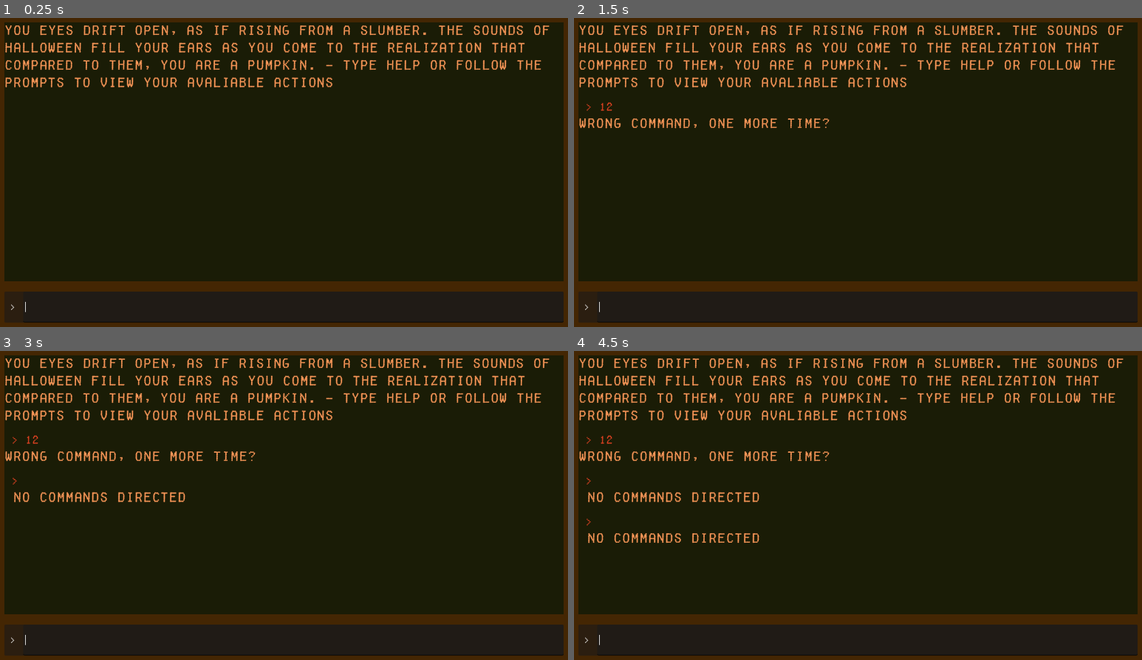
Above: before the commit, frames 1-4 (two rows, left to right).
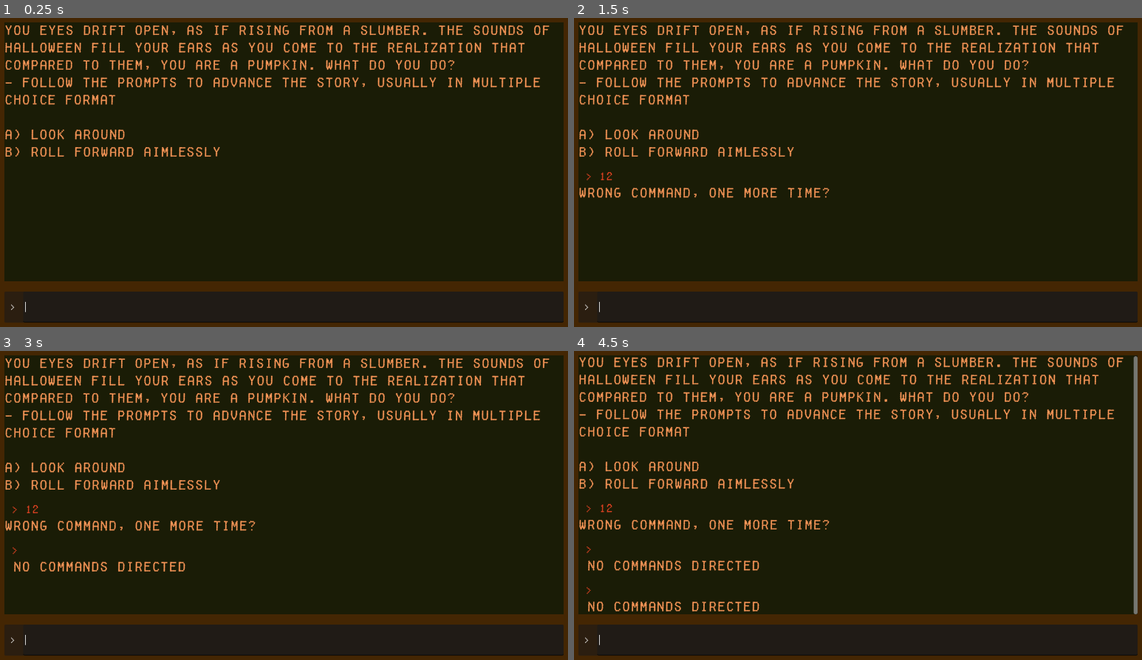
Above: after the commit, the same moments.

Repository: gkdjldgs/Pumpkins
Game: Godot game, scene res://scenes/main.tscn
Same seed, same stepped clock (60 frames per second), same inputs: the game is played once before the commit and once after it.
Inputs (mouse positions are in pixels of both pictures, inside the frame that each line leads up to):
- Up to frame 1 (0.25 s): no input
- Up to frame 2 (1.5 s): click (869, 308) at 0.52 s; type "12" at 0.6 s; tap Enter at 1.25 s; hold Right from 1.28 s (still down); tap Alt at 1.35 s
- Up to frame 3 (3 s): tap Space at 2 s; release Right at 2.03 s; hold Down 2.03-2.78 s; tap Shift at 2.1 s; tap Enter at 2.75 s; hold Right from 2.78 s (still down); tap Alt at 2.85 s
- Up to frame 4 (4.5 s): tap Space at 3.5 s; release Right at 3.53 s; hold Up 3.53-4.28 s; tap Shift at 3.6 s; tap Enter at 4.25 s; hold Left from 4.28 s (still down); tap Alt at 4.35 s

The runs differ from the first frame. In frame 1, 2.9% of the frame differs, in the area x 0-96%, y 13-46%; in frame 2, 4.2%; in frame 3, 5.1%; in frame 4, 9.1%, in the area x 0-100%, y 1-86%.

Commit message:
Ideas
I'm kinda just wondering what type of game this will be and playing with some ideas. I wrote down some of my ideas for branching paths on a different page. For this week I wanna have a really simple text adventure so I'll probably do some simple mutiple choice responses, more like a choose your adventure type of game compared to a similar game with health variables and monsters (but still text based)

Diff:
--- a/scenes/BASE.gd
+++ b/scenes/BASE.gd
@@ -4,6 +4,7 @@
 const InputResponse = preload('res://scenes/dlabels.tscn')
 #	loading in important variables that are used throughout the script
 @export var mlr := int(30)
+
 # reaching through the scene tree to use important values for the game
 @onready var command_process = $Commands
 @onready var rows = $Back/MarginContainer/Lines/Textinfo/ScrollContainer/HBoxContainer
@@ -13,7 +14,13 @@
 func _ready() -> void:
 	scrolls.connect('changed', handle_scroll_changed)
 	var starts = Moreresponse.instantiate()
-	starts.text = "You eyes drift open, as if rising from a slumber. The sounds of Halloween fill your ears as you come to the realization that compared to them, you are a pumpkin. - Type help or follow the prompts to view your avaliable actions"
+	starts.text = "You eyes drift open, as if rising from a slumber. The sounds of Halloween fill your ears as you come to the realization that compared to them, you are a pumpkin. What do you do?
+	- Follow the prompts to advance the story, usually in multiple choice format
+
+	A) Look around
+	B) Roll forward aimlessly"
+
+
 	add_response(starts)
 
 func handle_scroll_changed():
--- a/scenes/commands.gd
+++ b/scenes/commands.gd
@@ -1,6 +1,6 @@
 extends Node
 
-
+@export var stage := 0
 func command(input: String):
 	var words = input.split(" ", false)
 	if words.size() == 0:
@@ -12,19 +12,25 @@
 	if words.size() > 1:
 		second_word = words[1].to_lower()
 	match first_word:
-		'move':
-			return ment(second_word)
-		'help':
-			return help()
-		_:
-			return "WRONG command, one more time? "
+			'a':
+				return ment(first_word)
+			'b':
+				return ment(first_word)
+			'help':
+				return help()
+			_:
+				return "WRONG command, one more time? "
 
 
-func ment(second_word: String):
-	if second_word == "":
-		return "What?"
+func ment(first_word: String):
 
-	return "You move %s" % second_word
+	if first_word == 'a' and stage == 0:
+		stage = 1
+		return "You start to move your little body forwards, but realize you have to make an important decision.
+		Do you choose to:
+
+		A) Use the street
+		B) Roll on the sidewalk"
 
 func help() -> String:
 	return "You can use: go [direction], help"
